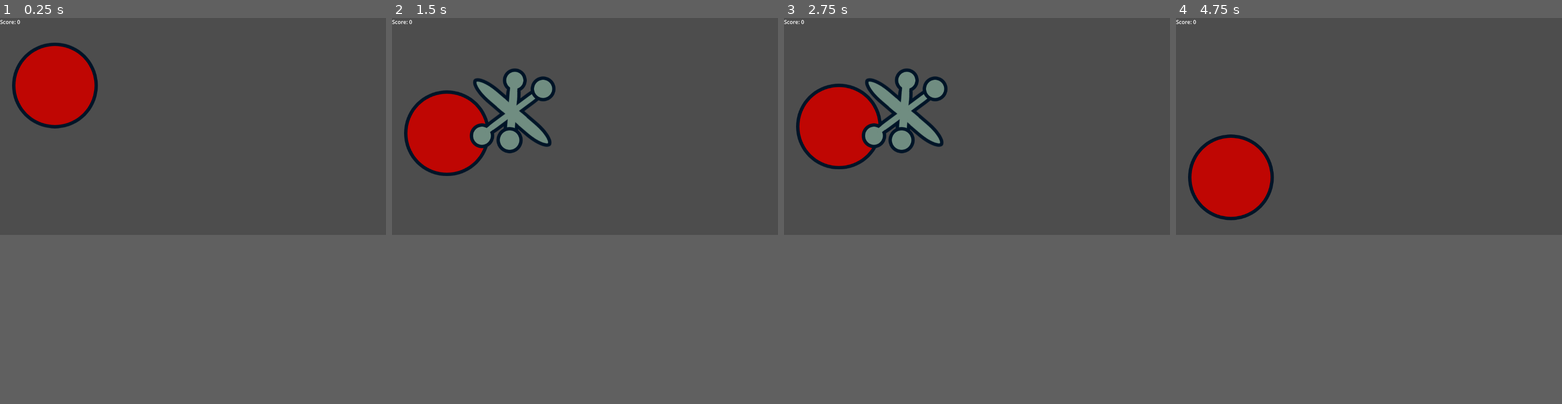
Above: before the commit, frames 1-4 (left to right).
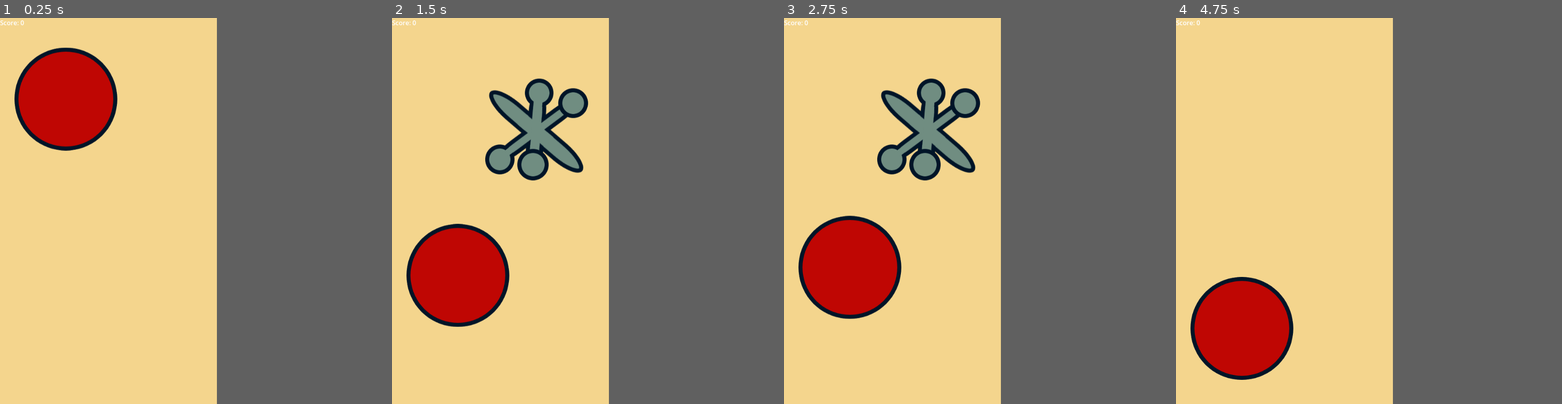
Above: after the commit, the same moments.

Repository: casellner/Idle-Jacks
Game: Godot game, scene res://game.tscn
Same seed, same stepped clock (60 frames per second), same inputs: the game is played once before the commit and once after it.
Inputs (mouse positions are in pixels of both pictures, inside the frame that each line leads up to; where the layout moved, square brackets give the same spot in the first picture):
- Up to frame 1 (0.25 s): no input
- Up to frame 2 (1.5 s): click (507, 87) [446, 118] at 0.5 s; click (507, 191) [446, 176] at 1.25 s
- Up to frame 3 (2.75 s): click (899, 118) [838, 68] at 2 s
- Up to frame 4 (4.75 s): tap Enter (ui_accept) at 2.75, 3.02, 3.77 s
The window is 799x449 before the commit and 449x799 after it. Grey fills any space a smaller window leaves; there, only what the larger window draws over its background counts as a difference.

The runs differ from the first frame. In frame 1, 29% of the frame differs, in the area x 0-57%, y 0-57%; in frame 2, 36%; in frame 3, 36%; in frame 4, 37%, in the area x 0-57%, y 0-94%.

Commit message:
Change viewport size and add background color

Diff:
--- a/Godot/game.tscn
+++ b/Godot/game.tscn
@@ -1,24 +1,23 @@
-[gd_scene load_steps=4 format=3 uid="uid://dltk7wadcodli"]
+[gd_scene load_steps=5 format=3 uid="uid://dltk7wadcodli"]
 
 [ext_resource type="PackedScene" uid="uid://q54hxsydl8vl" path="res://ball.tscn" id="1_3fcaw"]
 [ext_resource type="Script" path="res://scripts/game.gd" id="1_mj0j3"]
+[ext_resource type="Texture2D" uid="uid://lhtm352eusx5" path="res://sprites/background.png" id="3_ln215"]
 
-[sub_resource type="WorldBoundaryShape2D" id="WorldBoundaryShape2D_x2bm8"]
+[sub_resource type="WorldBoundaryShape2D" id="WorldBoundaryShape2D_ku4j4"]
 
 [node name="Game" type="Node2D"]
 script = ExtResource("1_mj0j3")
+
+[node name="Background" type="Sprite2D" parent="."]
+position = Vector2(270, 480)
+texture = ExtResource("3_ln215")
 
 [node name="Ball" parent="." instance=ExtResource("1_3fcaw")]
 position = Vector2(164, 297)
 
 [node name="Camera2D" type="Camera2D" parent="."]
-position = Vector2(576, 324)
-
-[node name="Ground" type="StaticBody2D" parent="."]
-position = Vector2(163, 604)
-
-[node name="CollisionShape2D" type="CollisionShape2D" parent="Ground"]
-shape = SubResource("WorldBoundaryShape2D_x2bm8")
+position = Vector2(270, 480)
 
 [node name="Score" type="RichTextLabel" parent="."]
 offset_left = 51.0
@@ -31,4 +30,10 @@
 offset_bottom = 40.0
 text = "Score:"
 
+[node name="StaticBody2D" type="StaticBody2D" parent="."]
+position = Vector2(270, 900)
+
+[node name="CollisionShape2D" type="CollisionShape2D" parent="StaticBody2D"]
+shape = SubResource("WorldBoundaryShape2D_ku4j4")
+
 [connection signal="ball_clicked" from="Ball" to="." method="_on_ball_ball_clicked"]
--- a/Godot/project.godot
+++ b/Godot/project.godot
@@ -15,6 +15,12 @@
 config/features=PackedStringArray("4.3", "Mobile")
 config/icon="res://icon.svg"
 
+[display]
+
+window/size/viewport_width=540
+window/size/viewport_height=960
+window/handheld/orientation=1
+
 [rendering]
 
 renderer/rendering_method="mobile"
Binary file added: Godot/sprites/background.png
Not shown, added: Godot/sprites/background.png.import
